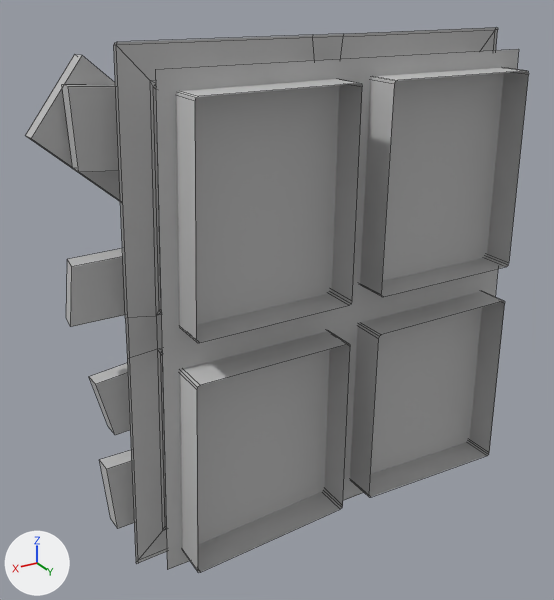
Renders of the FBX model Assets/Scenes/Josserand/FBX/fenetre_barricade.fbx from each side of a commit.
Camera for both pictures: a 50 mm camera at (1.074, 1.522, 0.782) aimed at (0.119, -0.07, -0.014). Every picture has the same lights, and +X, +Y and +Z are marked at lower left. Mesh edges are drawn as thin lines. Where no turn or scale is listed for an object, it has been applied to the vertices.

Objects in the first picture: 'fenetres_barricade'.
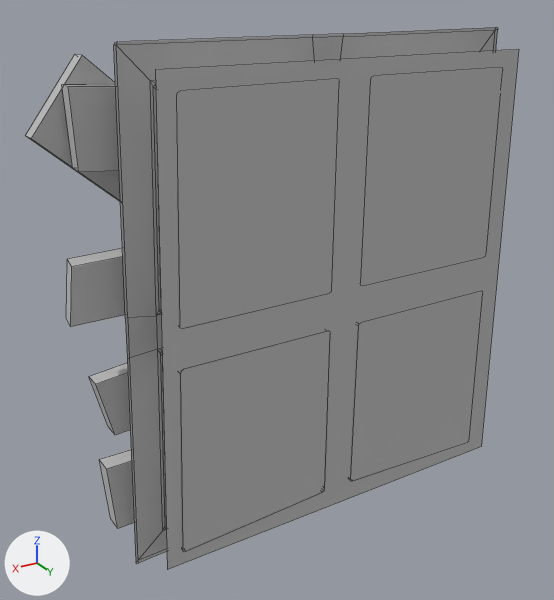
Where the change shows, as pixel boxes [x1, y1, x2, y2] in the pictures (554 x 600 px; the box of a moved part takes in the faces that stretch with it):
'fenetres_barricade', reshaped: before [25, 28, 529, 572]; after [25, 28, 519, 570]
part 1 of me_mesh, moved or reshaped: before [156, 68, 529, 572]; after [156, 88, 400, 551]

The change, as a list of edits to the scene's bpy script:
```text
Change me_mesh:
    where me_mesh.from_pydata(...)  # 236 vertices, 192 faces; spans x -0.665..0.68, y -0.197..0.177, z -0.651..0.651
    used by ob_fenetres_barricade; location = (0.0, 0.0, 0.0)
    me_mesh part 1: all 48 vertices in x -0.486..0.491, y 0.169..0.177, z -0.569..0.563 are moved by (0.0, -0.085, 0.0)
```
